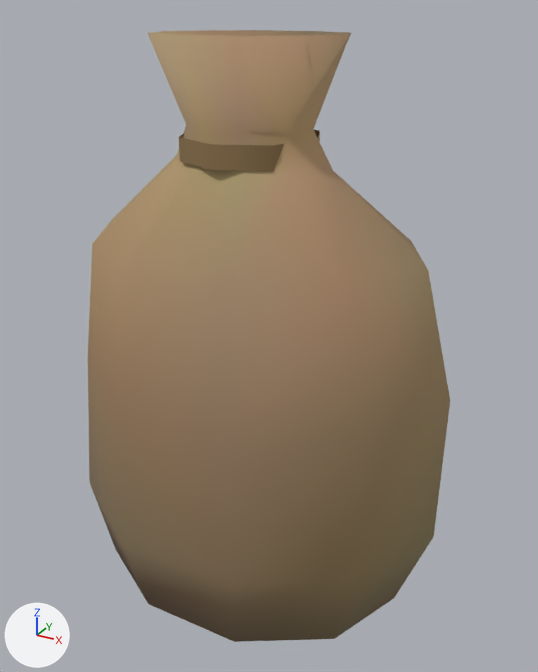
Two versions of the glTF model games/yorimichi/assets/belmonte/meshes/SM_BM_BP_Sack.glb, one commit apart.
Camera for both pictures: a 50 mm lens placed at (0.411, -0.707, 0.682), pointed at (0.02, 0.003, 0.327). Every picture has the same lights, and +X, +Y and +Z are marked at lower left. The first picture is the older version. Vertices at exactly the same position are counted once.

Names of what the first picture shows: 'SM_BM_BP_Sack'.
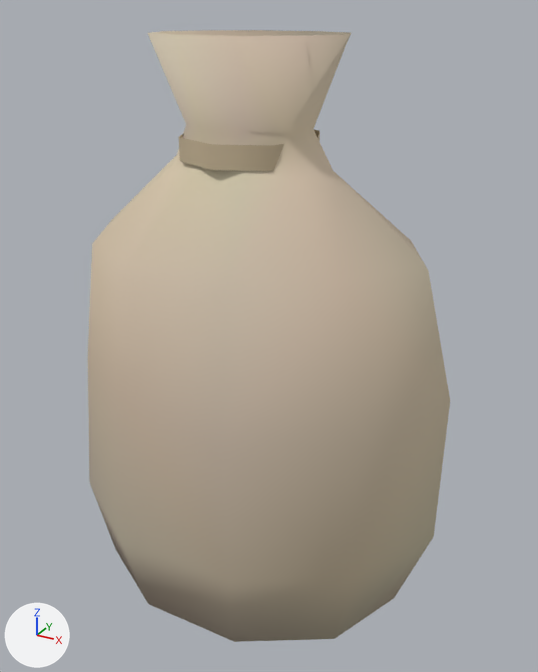
What differs and where, as boxes (x1, y1, x2, y2) in the pictures (538 x 672 px):
part 1 of me_sm_bp_sack, recoloured (brown to beige)
    both: (88, 130, 450, 642)
part 2 of me_sm_bp_sack, recoloured (brown to beige)
    both: (93, 30, 428, 289)

Patch to the scene script:
```diff
--- a/games/yorimichi/assets/belmonte/meshes/SM_BM_BP_Sack.glb.py
+++ b/games/yorimichi/assets/belmonte/meshes/SM_BM_BP_Sack.glb.py
@@ me_sm_bp_sack @@
 me_sm_bp_sack.from_pydata(...)  # 88 vertices, 156 faces; spans x -0.239..0.242, y -0.192..0.182, z 0.0..0.66
 # used by ob_sm_bm_bp_sack; location = (0.0, 0.0, 0.0)
+# me_sm_bp_sack part 1: 87 faces centred in x -0.21..0.224, y -0.179..0.175, z 0.007..0.552 are repainted in the vertex colours; the middle colour goes from brown #8e7b59 to beige #c5b9a0
+# me_sm_bp_sack part 2: 69 faces centred in x -0.152..0.153, y -0.096..0.121, z 0.47..0.647 are repainted in the vertex colours; the middle colour goes from brown #b49870 to beige #dbcbb1
 me_sm_bp_sack.materials.append(mat_bm_000_m_vcol_017)
```
